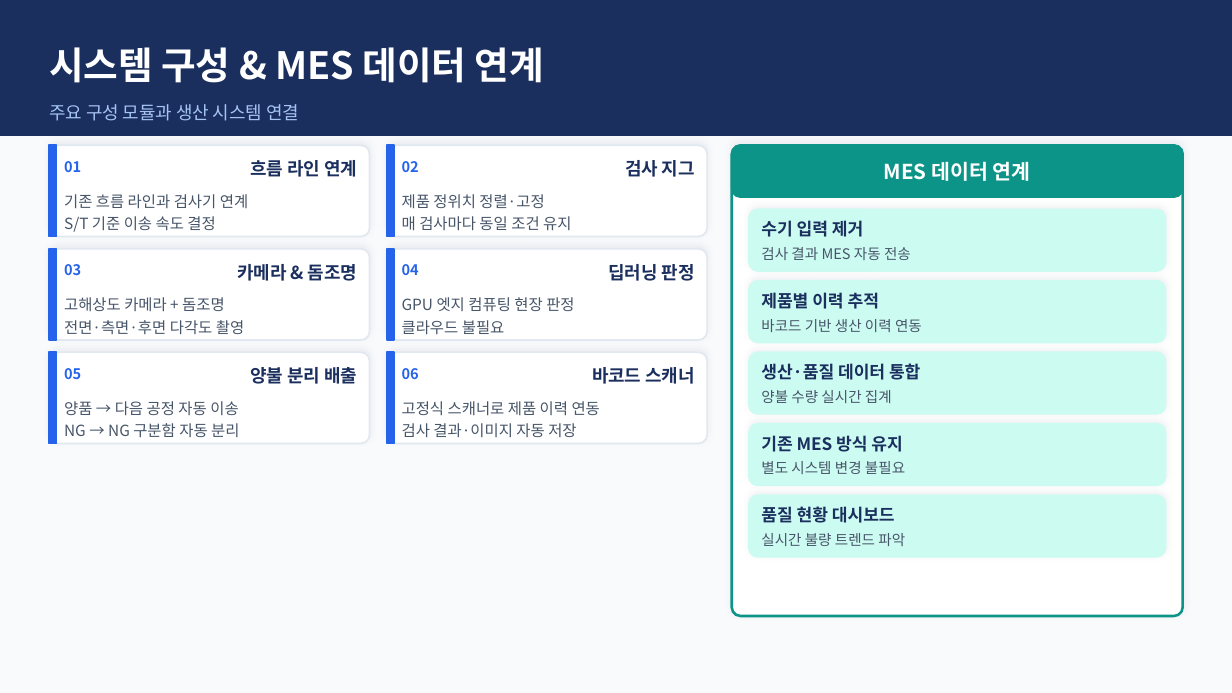
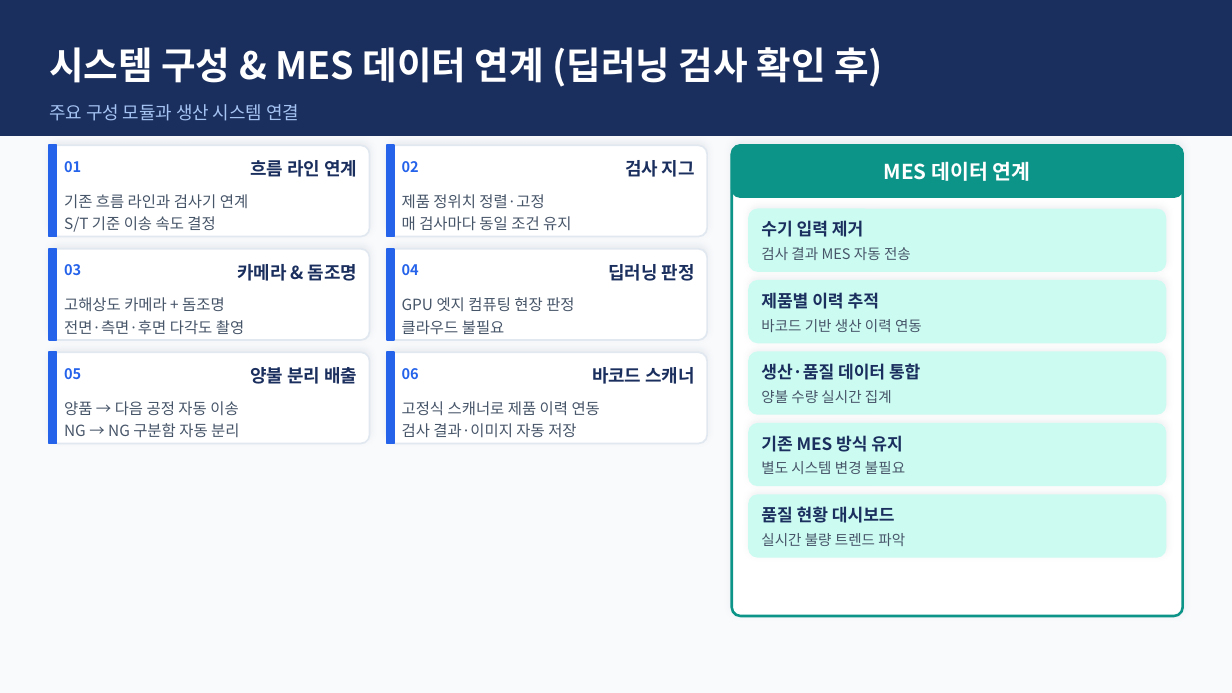
Before and after one commit to Insys-HQ/Insys-review, a slide deck: slide 7 of winnercom.pptx. Drawn at 1232x693 pixels with LibreOffice and Linux fonts; fonts in the diff are those of the drawing. Boxes give left, top, right and bottom in pixels: in the first picture for what was removed or moved away, otherwise in the second. Text is boxed around its words. In the diff, an @@ line names an element or a change of style, - is before the commit and + after.

Commit message:
Update winnercom.pptx - slide7 title

```diff
--- a/winnercom.pptx
+++ b/winnercom.pptx
@@ text at [49, 47, 883, 87]: text changed @@
-시스템 구성 & MES 데이터 연계
+시스템 구성 & MES 데이터 연계 (딥러닝 검사 확인 후)
```
Also in this commit, not shown: 1 other slide changed.
